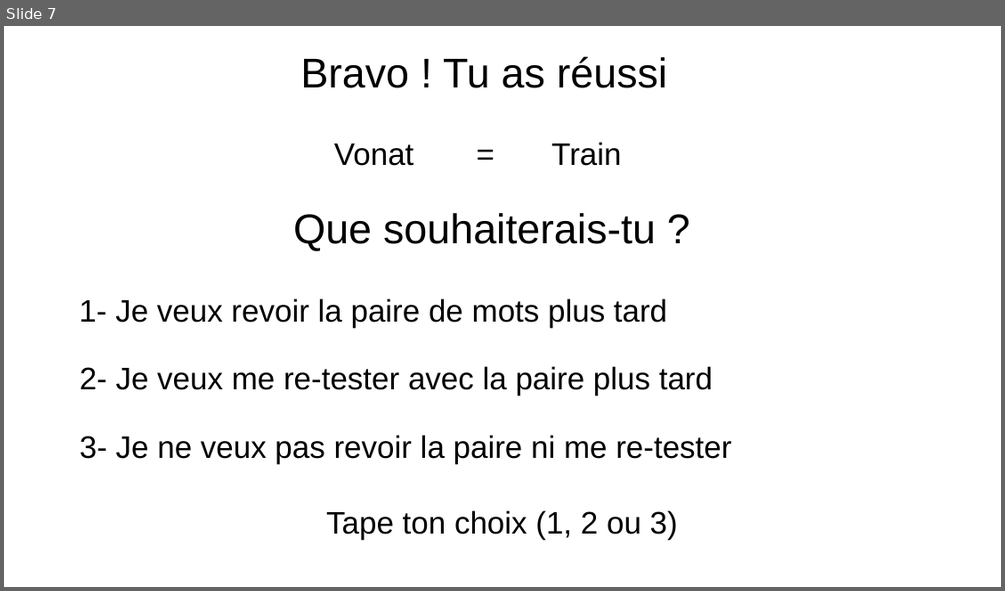
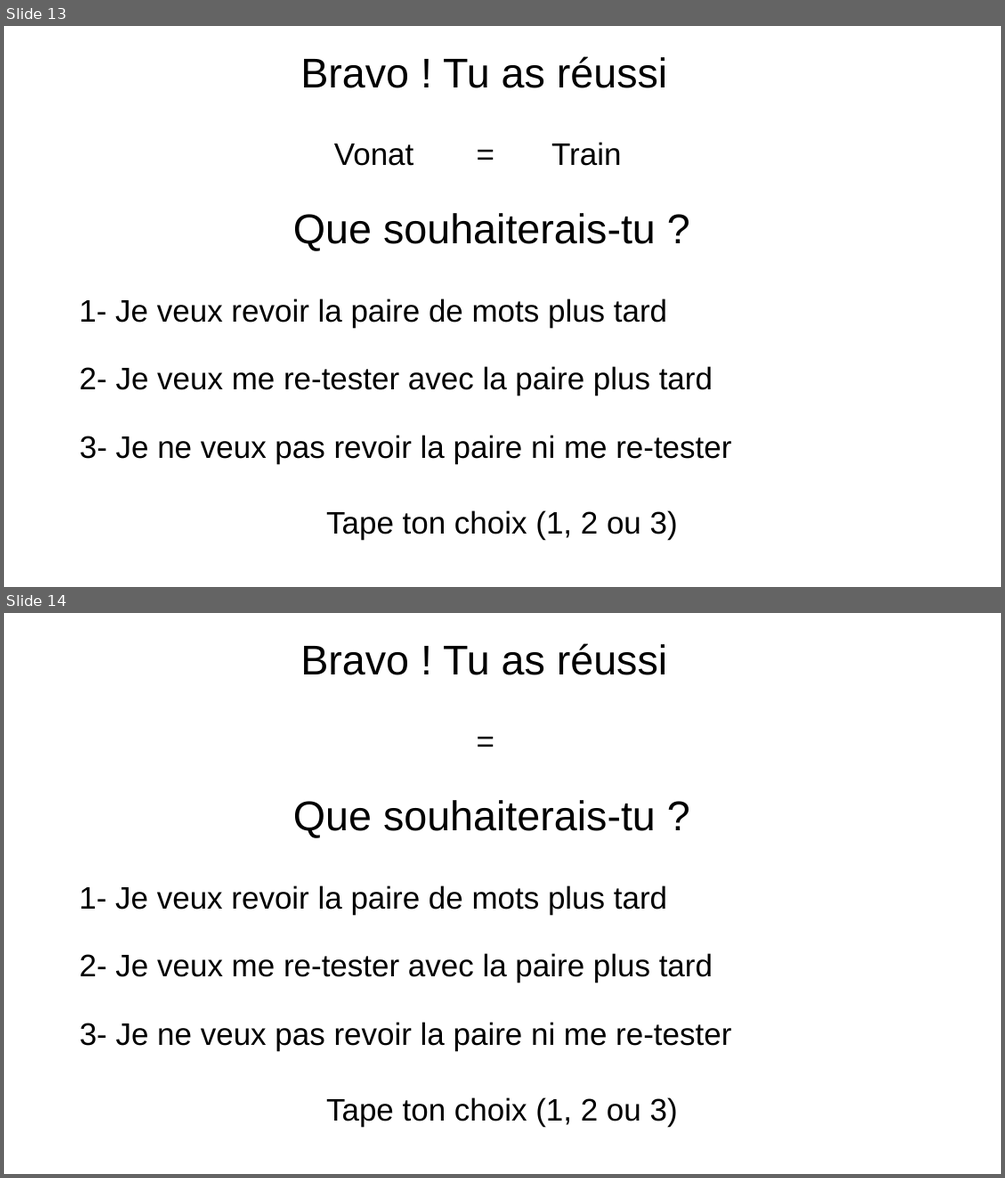
Before and after one commit to AlessandroCuozzo/Psycho, a slide deck: images/Images NEW.pptx. Shown one above the other, each under a label of ours: slide 7 before the commit, slides 13 and 14 after it. The pictures are 1005x591 and 1005x1178 pixels, drawn with LibreOffice and Linux fonts; fonts in the diff are those of the drawing. Boxes give left, top, right and bottom in pixels: in the first picture for what was removed or moved away, otherwise in the second. Text is boxed around its words. In the diff, an @@ line names an element or a change of style, - is before the commit and + after.

```diff
--- a/images/Images NEW.pptx
+++ b/images/Images NEW.pptx
@@ slide 14 added at [4,613,1001,1174], background #FFFFFF @@
@@ text added at [300,643,667,675], 40 pt, text #000000 @@
+Bravo ! Tu as réussi
@@ text added at [469,718,502,763], 30 pt, text #000000 @@
+=
@@ text added at [293,800,655,838], 40 pt, text #000000 @@
+Que souhaiterais-tu ?
@@ text added at [79,885,667,915], 30 pt, text #000000 @@
+1- Je veux revoir la paire de mots plus tard
@@ text added at [80,953,712,982], 30 pt, text #000000 @@
+2- Je veux me re-tester avec la paire plus tard
@@ text added at [80,1022,731,1051], 30 pt, text #000000 @@
+3- Je ne veux pas revoir la paire ni me re-tester
@@ text added at [326,1097,678,1127], 30 pt, text #000000 @@
+Tape ton choix (1, 2 ou 3)
@@ what was slide 7 is now slide 13 @@
```
Also in this commit, not shown: 7 other slides added, 15 other files.
